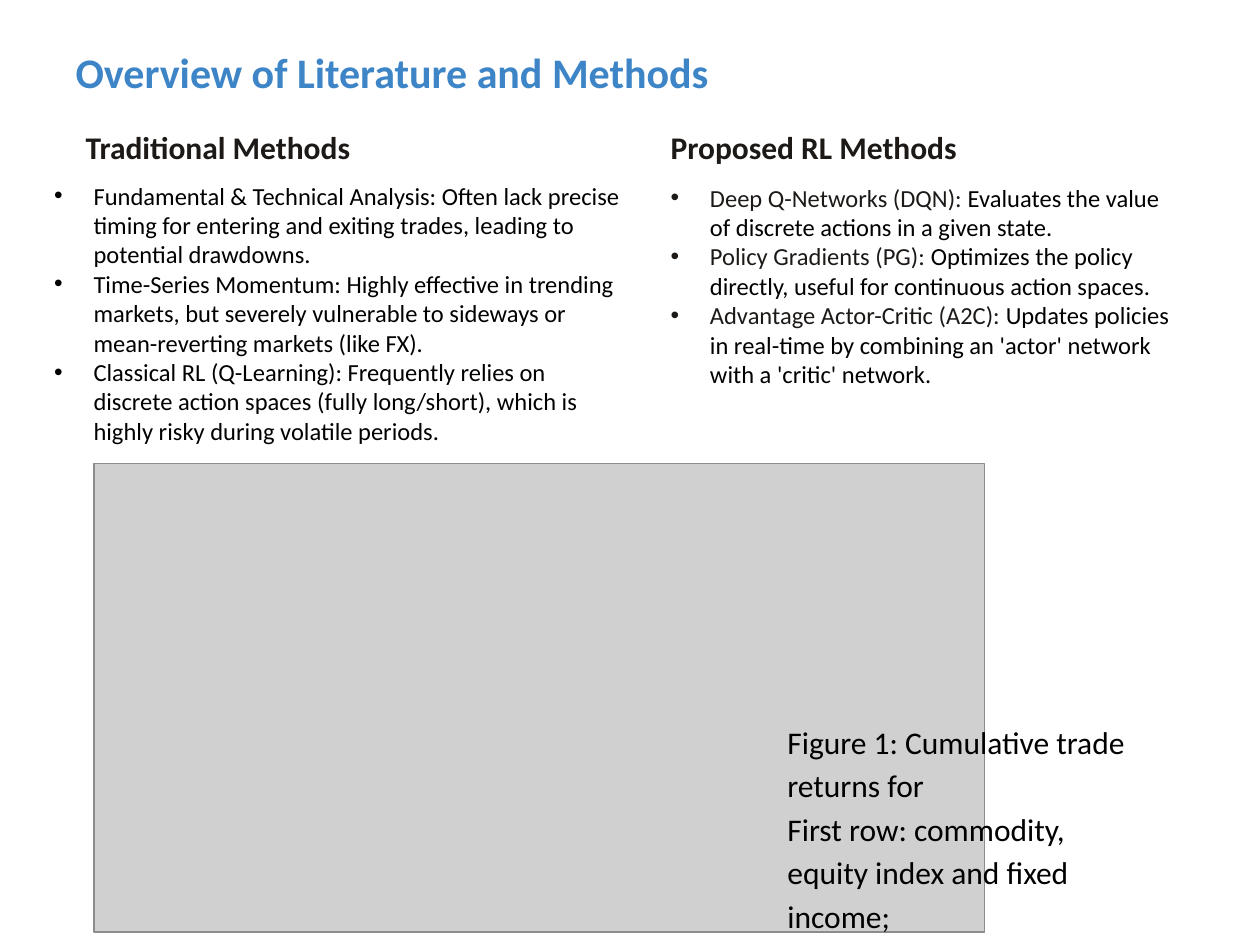
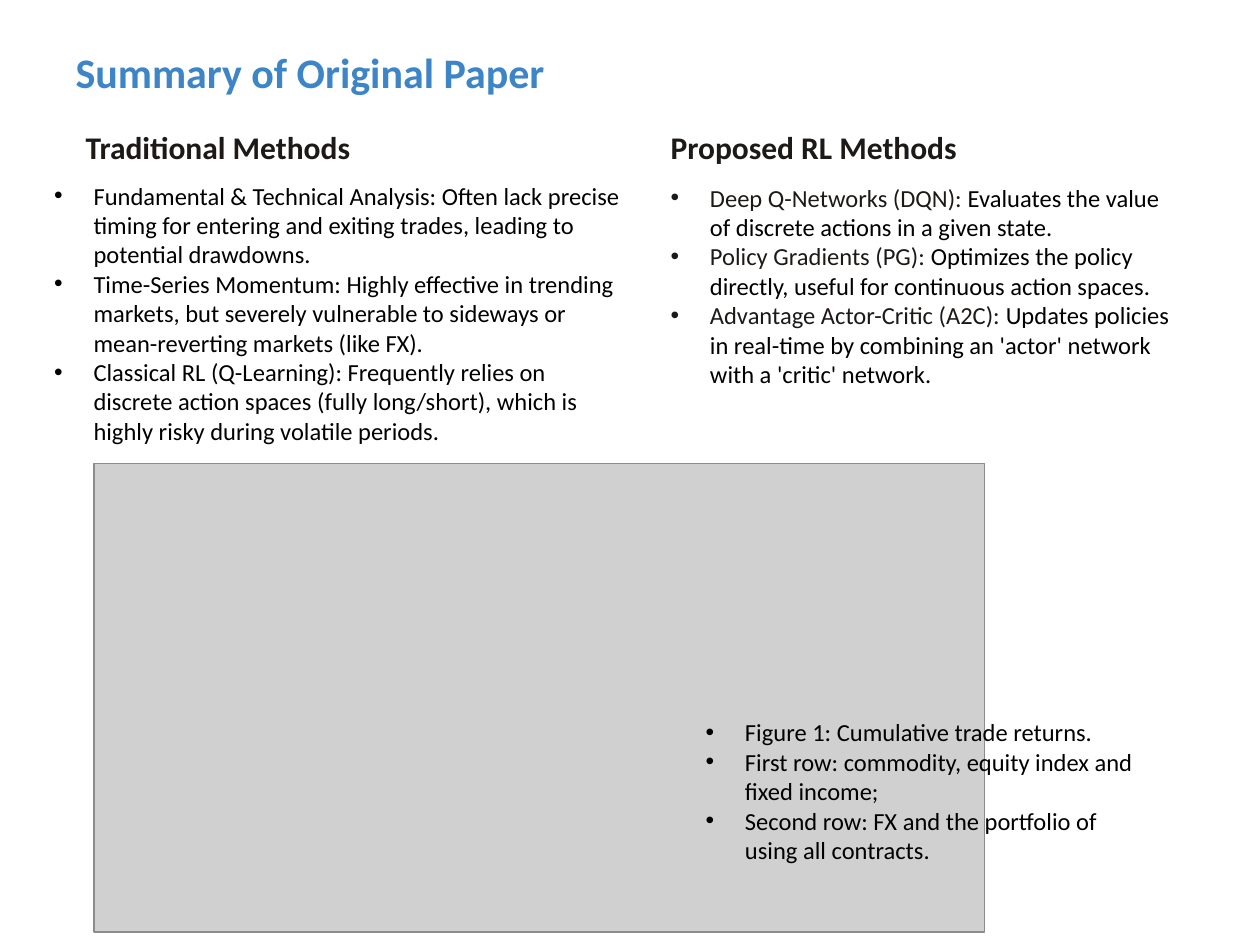
Before and after one commit to C-CU-2025-Fall/IEOR4733_Project, a slide deck: slide 2 of 伦钰婷做PPT要用的素材/DL presentation_v2.2.pptx (slide 3 before the commit). Drawn at 1260x945 pixels with LibreOffice and Linux fonts; fonts in the diff are those of the drawing; grey boxes stand for pictures. Boxes give left, top, right and bottom in pixels: in the first picture for what was removed or moved away, otherwise in the second. Text is boxed around its words. In the diff, an @@ line names an element or a change of style, - is before the commit and + after.

```diff
--- a/伦钰婷做PPT要用的素材/DL presentation_v2.2.pptx
+++ b/伦钰婷做PPT要用的素材/DL presentation_v2.2.pptx
@@ text at [76, 58, 545, 95]: text changed @@
-Overview of Literature and Methods
+Summary of Original Paper
@@ text "Figure 1: Cumulative trade returns.": place and size @@
-text "Figure 1: Cumulative trade returns." at [787, 727, 1124, 935]
+text "Figure 1: Cumulative trade returns." at [745, 721, 1132, 864]
@@ text at [745, 721, 1092, 747]: text changed; size 18 to 14 pt @@
-Figure 1: Cumulative trade returns for
+• Figure 1: Cumulative trade returns.
@@ text at [745, 751, 1132, 864]: size 18 to 14 pt in "First row: commodity, equity index and fixed ...", "Second row: FX and the portfolio of ..."; bullet none to •; line spacing 1.15 to 1 @@
```
Also in this commit, not shown: 1 other slide changed, 1 slide removed, 6 other files.
